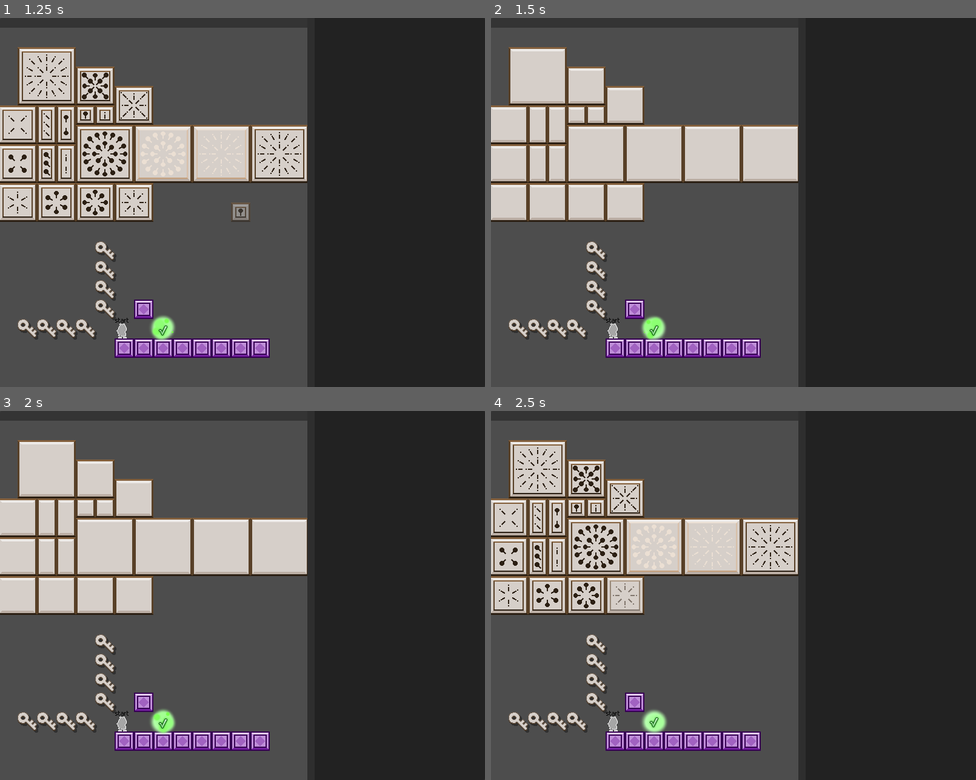
Above: before the commit, frames 1-4 (two rows, left to right).
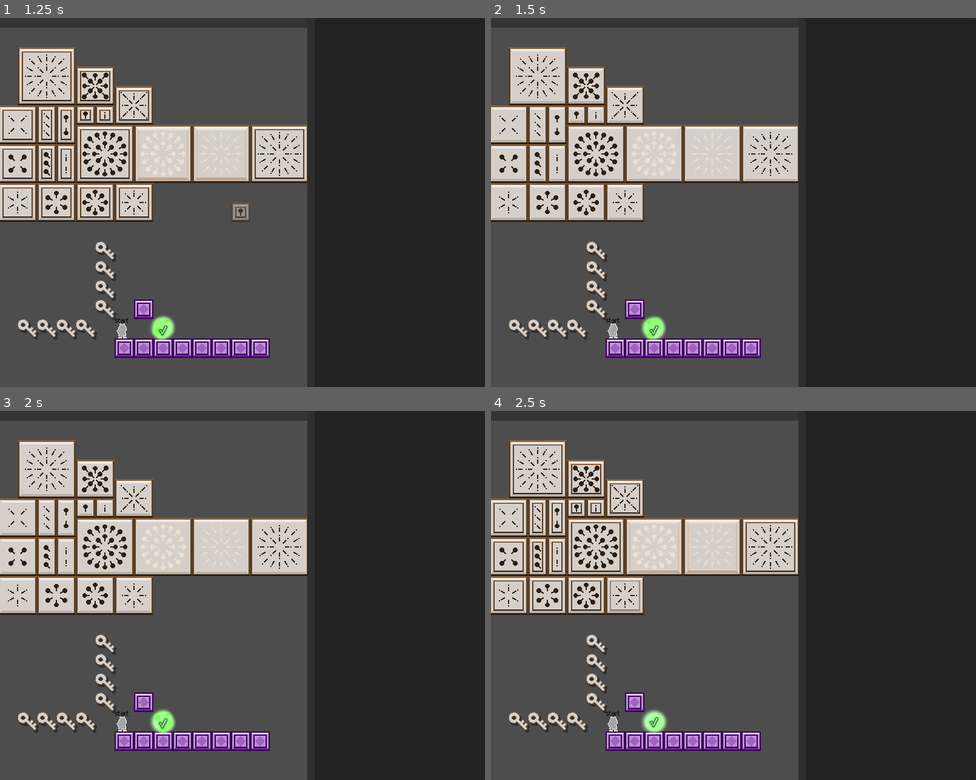
Above: after the commit, the same moments.

Repository: L4Vo5/i-wanna-lockpick-editor
Game: Godot game, scene res://editor/editor.tscn
The game is run twice, just before and just after one commit, with the same random seed, the same clock (stepped at 60 frames per second) and the same inputs.
Inputs (mouse positions are in pixels of both pictures, inside the frame that each line leads up to):
- Up to frame 1 (1.25 s): tap Enter at 0.5 s; move the mouse to (145, 213) at 0.52 s; hold Right (right) from 0.53 s (still down); hold Up (fast) from 0.53 s (still down); click (145, 213) at 0.67 s; tap Shift (jump) at 0.77 s
- Up to frame 2 (1.5 s): move the mouse to (597, 154) at 1.27 s; release Right (right) at 1.28 s; release Up (fast) at 1.28 s; hold Left (left) from 1.28 s (still down); tap S (i-view) at 1.35 s; click (597, 154) at 1.42 s
- Up to frame 3 (2 s): keep holding Left (left); tap Shift (jump) at 1.52 s
- Up to frame 4 (2.5 s): tap R (restart) at 2 s; release Left (left) at 2.03 s; hold Right (right) from 2.03 s (still down); tap A (keypad) at 2.1 s; click (597, 547) at 2.17 s

Frame 1 is identical in both runs. In frame 2, 1.1% of the frame differs, in the area x 1-63%, y 9-54%; in frame 3, 1.1%; in frame 4, less than 0.1%.
Error before the commit: Assertion failed: todo (res://level_elements/doors_locks/door.gd:167)
Error after the commit: Cannot call method 'get_16' on a null value. (res://misc/SaveLoad.gd:38)

Commit message:
optimized lock rendering

Diff:
--- a/editor/levels/default.tres
+++ b/editor/levels/default.tres
@@ -1,4 +1,4 @@
-[gd_resource type="Resource" script_class="LevelData" load_steps=85 format=3 uid="uid://b0tl5qy5euat4"]
+[gd_resource type="Resource" script_class="LevelData" load_steps=85 format=3]
 
 [ext_resource type="Script" path="res://data/complex_number.gd" id="1_ks5ek"]
 [ext_resource type="Script" path="res://data/level_data.gd" id="1_yd7bo"]
--- a/level_elements/doors_locks/lock.gd
+++ b/level_elements/doors_locks/lock.gd
@@ -21,9 +21,8 @@
 @onready var stone_texture: TextureRect = %StoneTexture
 @onready var glitch: NinePatchRect = %Glitch
 
-@onready var locks_parent := %Locks as Node2D
 @onready var lock_count_number := %LockCountDraw
-@onready var lock_template := %LockTemplate as Sprite2D
+@onready var templocks: Node2D = %TEMPLOCKS
 
 @export var ignore_position := false
 
@@ -118,11 +117,9 @@
 func update_frame_visible() -> void:
 	if lock_data.dont_show_frame:
 		frame.hide()
-		locks_parent.hide()
 		lock_count_number.hide()
 	else:
 		frame.show()
-		locks_parent.show()
 		lock_count_number.show()
 
 func update_frame_texture() -> void:
@@ -168,7 +165,7 @@
 
 # PERF: Currently it takes about 2ms to draw the 24-lock variation, 1ms for the 8-lock. Just draw the locks manually in …(260 unchanged characters)…
 func regenerate_locks() -> void:
-#	assert(LOCKS_TEXTURE.get_size() == (LOCKS_SIZE * Vector2(6, 1)))
+	assert(LOCKS_TEXTURE.get_size() == (LOCKS_SIZE * Vector2(16, 2)))
 	assert(PerfManager.start(&"Lock::regenerate_locks"))
 	RenderingServer.canvas_item_clear(locks)
 	var amount := lock_data.get_complex_amount().multiply_by(lock_data.rotation)
@@ -177,8 +174,6 @@
 	# magnitude is the same lol
 	var magnitude := lock_data.magnitude
 	lock_count_number.text = ""
-	for child in locks_parent.get_children():
-		child.queue_free()
 	match lock_data.lock_type:
 		Enums.lock_types.blast:
 			lock_count_number.modulate = Rendering.lock_colors[sign]
@@ -191,17 +186,13 @@
 		Enums.lock_types.normal:
 			var arrangement = Rendering.get_lock_arrangement(magnitude, lock_data.lock_arrangement)
 			if arrangement != null:
-				locks_parent.modulate = Rendering.lock_colors[sign]
+				RenderingServer.canvas_item_set_modulate(locks, Rendering.lock_colors[sign])
 				lock_data.minimum_size = arrangement[0]
 				for lock_position in arrangement[1]:
 					var frame: int = lock_position[1] + (16 if value_type == Enums.value.imaginary else 0)
-					var pos: Vector2i = lock_position[0]
-					var lock := lock_template.duplicate() as Sprite2D
-#					RenderingServer.canvas_item_add_texture_rect_region(locks, Rect2(pos, LOCKS_SIZE), LOCKS_TEXTURE, Rect2(Vector2(LOCKS_SIZE.x * frame, 0), LOCKS_SIZE), )
-					lock.show()
-					lock.frame = frame
-					lock.position = pos
-					locks_parent.add_child(lock)
+					var pos: Vector2i = lock_position[0] + Vector2i(-4, -4) # -6 for the centered, +2 for the frame
+					var offset = Vector2(frame, 0) if frame < 16 else Vector2(frame-16, 1)
+					RenderingServer.canvas_item_add_texture_rect_region(locks, Rect2(pos, LOCKS_SIZE), LOCKS_TEXTURE, Rect2(offset * LOCKS_SIZE, LOCKS_SIZE))
 			else:
 				lock_count_number.modulate = Rendering.lock_colors[sign]
 				lock_count_number.text = str(magnitude)
@@ -216,10 +207,12 @@
 
 func _create_canvas_items() -> void:
 	locks = RenderingServer.canvas_item_create()
-	RenderingServer.canvas_item_set_parent(locks, get_canvas_item())
 #	RenderingServer.canvas_item_set_draw_index(locks, 0)
 
 #	RenderingServer.canvas_item_set_material(door_glitch, GLITCH_MATERIAL.get_rid())
+	await ready
+
+	RenderingServer.canvas_item_set_parent(locks, templocks.get_canvas_item())
 
 func _destroy_canvas_items() -> void:
 	RenderingServer.free_rid(locks)
--- a/level_elements/doors_locks/lock.tscn
+++ b/level_elements/doors_locks/lock.tscn
@@ -7,7 +7,6 @@
 [ext_resource type="Material" uid="uid://b1go7gviuk2jc" path="res://rendering/glitch.material" id="5_uhm7n"]
 [ext_resource type="Texture2D" uid="uid://cv2iv6p4kmp7v" path="res://level_elements/doors_locks/textures/glitch_lock_1.png" id="6_1g38v"]
 [ext_resource type="Texture2D" uid="uid://cpwl77uktqrf2" path="res://level_elements/doors_locks/textures/lock_frame_texture_pos.png" id="7_olvo5"]
-[ext_resource type="Texture2D" uid="uid://b13b2mwiwafpk" path="res://level_elements/doors_locks/textures/locks.png" id="8_e3r8c"]
 [ext_resource type="PackedScene" uid="uid://ce3p2ey51goxn" path="res://level_elements/doors_locks/lock_count_draw.tscn" id="9_nchff"]
 
 [sub_resource type="Resource" id="Resource_dcpsd"]
@@ -33,6 +32,7 @@
 
 [node name="Color" type="ColorRect" parent="."]
 unique_name_in_owner = true
+visible = false
 layout_mode = 2
 mouse_filter = 2
 color = Color(0.839216, 0.811765, 0.788235, 1)
@@ -53,7 +53,6 @@
 texture = ExtResource("4_eep47")
 centered = false
 hframes = 4
-frame = 2
 
 [node name="Control" type="MarginContainer" parent="."]
 layout_mode = 2
@@ -85,17 +84,8 @@
 patch_margin_right = 2
 patch_margin_bottom = 2
 
-[node name="Locks" type="Node2D" parent="."]
+[node name="TEMPLOCKS" type="Node2D" parent="."]
 unique_name_in_owner = true
-modulate = Color(0.172549, 0.12549, 0.0784314, 1)
-position = Vector2(2, 2)
-
-[node name="LockTemplate" type="Sprite2D" parent="."]
-unique_name_in_owner = true
-visible = false
-texture = ExtResource("8_e3r8c")
-hframes = 16
-vframes = 2
 
 [node name="CenterContainer" type="CenterContainer" parent="."]
 layout_mode = 2
--- a/misc/perf_manager.gd
+++ b/misc/perf_manager.gd
@@ -10,7 +10,6 @@
 func _ready() -> void:
 	if Global.in_editor: return
 	if Global.is_exported: return
-	return
 	print("node count before: %d" % get_tree().get_node_count())
 	var l = preload("res://level_elements/level.tscn").instantiate()
 #	l.level_data = SaveLoad.load_from("user://levels/many doors.lvl")
--- a/rendering/rendering_singleton.gd
+++ b/rendering/rendering_singleton.gd
@@ -95,170 +95,14 @@
 
 	if option >= all_options.size(): return null # remember option starts at 0 but size at 1
 	return all_options[option]
-#	return fix_lock_arrangement(all_options[option])
 
-#func fix_lock_arrangement(arrangement: Array) -> Array:
-#	var arr = arrangement.duplicate(true)
-#	for l in arr[2]:
-#		# l[2] is type
-#		# l[3] is rotation
-#		# l[4] is flip_h
-#		# type: 4, 2, 1
-#		var a = 0
-#		a = [4, 2, 1][l[2]]
-#		if l.size() == 5 and l[4]:
-#			a = 8-a
-#		a = ((a % 16) + 16) % 16
-#		a += 4 * (l[3]/90)
-#		a = ((a % 16) + 16) % 16
-#		l[0] = Vector2i(l[0], l[1])
-#		l[1] = a
-#		l.resize(2)
-#	arr[0] = Vector2i(arr[0], arr[1])
-#	arr[1] = arr[2]
-#	arr.resize(2)
-##	print(arrangement)
-#	return arr
-#
-#func _ready() -> void:
-#	var new_arrangements := {}
-#	for lock_amount in LOCK_ARRANGEMENTS.keys():
-#		new_arrangements[lock_amount] = []
-#		for arr in LOCK_ARRANGEMENTS[lock_amount]:
-#			var new_arr := fix_lock_arrangement(arr)
-#
-#
-#			new_arrangements[lock_amount].push_back(new_arr)
-#	var str = "{"
-#	str += "\n"
-#	for key in new_arrangements.keys():
-#		var arr = new_arrangements[key][0]
-#		var amount = arr[1].size()
-#		str += "	" + str(key) + ": [\n"
-#
-#		str += "		[" + str(arr[0]) + ", "
-#		for l in arr[1]:
-#			str += "" + str(l) + ", "
-##			str += "["
-##			str += str(l[0]) + ""
-##			str += "]"
-##			if amount > 0:
-##				str += "\n"
-#
-#		str += "]\n	],\n"
-#
-#	str = str.replace("(", "Vector2i(")
-#
-#	str += "\n}"
-#	print(str)
-#	DisplayServer.clipboard_set(str)
 
 
 # the keys are lock count with multiple arrays inside. each array corresponds to a lock arrangement
 # a lock arrangement is [width, height, [lock_1_position, ...]]
 # width and height will change lock_data's `size`
-# each lock position is [x, y, type, rotation_degrees, flip_h]
-# type being 0 (straight) 1 (45°) 2 (the other weird angle, 22.5°?). flip_h is optional, default false
-# TODO: fix lock arrangements:
-# [x, y, angle]
+# each lock position is [position, angle]
 # where angle is 0 to 15 and denotes the angle in 22.5° increments
-const LOCK_ARRANGEMENTS_OLD := {
-	1: [
-		[18, 18, [[7, 7, 0, 0]]]
-	],
-	2: [
-		[18, 50, [
-		[7, 13, 0, 0],
-		[7, 34, 0, 180]]]
-	],
-	3: [
-		[18, 50, [
-		[7, 9, 1, 0],
-		[7, 23, 1, 0],
-		[7, 37, 1, 0]]]
-	],
-	4: [
-		[50, 50, [
-		[13, 13, 1, 0],
-		[33, 13, 1, 90],
-		[33, 33, 1, 180],
-		[13, 33, 1, 270]]]
-	],
-	5: [
-		[50, 50, [
-		[23, 11, 0, 0],
-		[11, 18, 2, 0],
-		[35, 18, 2, 0, true],
-		[32, 35, 1, 180],
-		[14, 35, 1, 270]]]
-	],
-	6: [
-		[50, 50, [
-		[23, 10, 0, 0],
-		[11, 15, 2, 0],
-		[35, 15, 2, 0, true],
-		[11, 31, 2, 180, true],
-		[35, 31, 2, 180],
-		[23, 36, 0, 180]]]
-	],
-	8: [
-		[50, 50, [
-		[23, 8, 0, 0],
-		[23, 38, 0, 180],
-		[8, 23, 0, -90],
-		[38, 23, 0, 90],
-		[13, 13, 1, 0],
-		[33, 13, 1, 90],
-		[13, 33, 1, 270],
-		[33, 33, 1, 180],
-		]]
-	],
-	12: [
-		[50, 50, [
-		[23, 8, 0, 0],
-		[23, 38, 0, 180],
-		[8, 23, 0, -90],
-		[38, 23, 0, 90],
-		[16, 16, 1, 0],
-		[30, 16, 1, 90],
-		[16, 30, 1, 270],
-		[30, 30, 1, 180],
-		[6, 6, 1, 0],
-		[40, 6, 1, 90],
-		[6, 40, 1, 270],
-		[40, 40, 1, 180],
-		]]
-	],
-	24: [ # jeez
-		[82, 82, [
-		[39, 8, 0, 0],
-		[39, 24, 0, 0],
-		[39, 54, 0, 180],
-		[39, 70, 0, 180],
-		[8, 39, 0, -90],
-		[24, 39, 0, -90],
-		[54, 39, 0, 90],
-		[70, 39, 0, 90],
-		[15, 15, 1, 0],
-		[29, 29, 1, 0],
-		[63, 15, 1, 90],
-		[49, 29, 1, 90],
-		[15, 63, 1, 270],
-		[29, 49, 1, 270],
-		[63, 63, 1, 180],
-		[49, 49, 1, 180],
-		[10, 26, 2, 0, false],
-		[68, 26, 2, 0, true],
-		[10, 52, 2, 180, true],
-		[68, 52, 2, 180, false],
-		[26, 10, 2, 270, true],
-		[52, 10, 2, 90, false],
-		[26, 68, 2, 270, false],
-		[52, 68, 2, 90, true],
-		]]
-	],
-}
-
 const LOCK_ARRANGEMENTS := {
 	1: [
 		[Vector2i(18, 18), [[Vector2i(7, 7), 4]]]
--- a/temp.tscn
+++ /dev/null
@@ -1,60 +0,0 @@
-[gd_scene load_steps=3 format=3 uid="uid://bsrd4od22l5qi"]
-
-[ext_resource type="Texture2D" uid="uid://b13b2mwiwafpk" path="res://level_elements/doors_locks/textures/locks.png" id="1_4jaxq"]
-
-[sub_resource type="GDScript" id="GDScript_gp4ua"]
-script/source = "extends Node2D
-
-func _ready() -> void:
-	var x = 0
-	var y = 0
-	for type in 2:
-		for a in 16:
-#	for _f in 6:
-#		for hf in 2:
-#			for rot in 4:
-				var data = angle_to(-a)
-				var pos = Vector2(12, 12) * Vector2(x, y)
-				var lock : Sprite2D = %LockTemplate.duplicate() as Sprite2D
-				lock.show()
-				lock.frame = data[0] + [0, 3][type]
-				lock.rotation_degrees = data[1]
-				lock.flip_h = data[2]
-				lock.position = pos + Vector2(6, 6)
-				add_child(lock)
-				x += 1
-				if x >= 16:
-					x = 0
-					y += 1
-
-func angle_to(a: int) -> Array:
-	a = a % 16
-	a = a + 16
-	a = a % 16
-	var frame = 0
-	var rotation = (a / 4 + 1) * -90
-	var flip = 0
-	if a % 4 == 0:
-		frame = 0
-	elif a % 4 == 2:
-		frame = 1
-	else:
-		frame = 2
-#		rotation -= 90
-		if a % 4 == 1:
-			rotation -= 90
-			flip = 1
-#		else:
-#			flip = 1
-#			rotation += 180
-	return [frame, rotation, flip]
-"
-
-[node name="Node2D" type="Node2D"]
-script = SubResource("GDScript_gp4ua")
-
-[node name="LockTemplate" type="Sprite2D" parent="."]
-unique_name_in_owner = true
-visible = false
-texture = ExtResource("1_4jaxq")
-hframes = 6
Not shown: 1 places in level_elements/doors_locks/lock.tscn that only renumber resources
